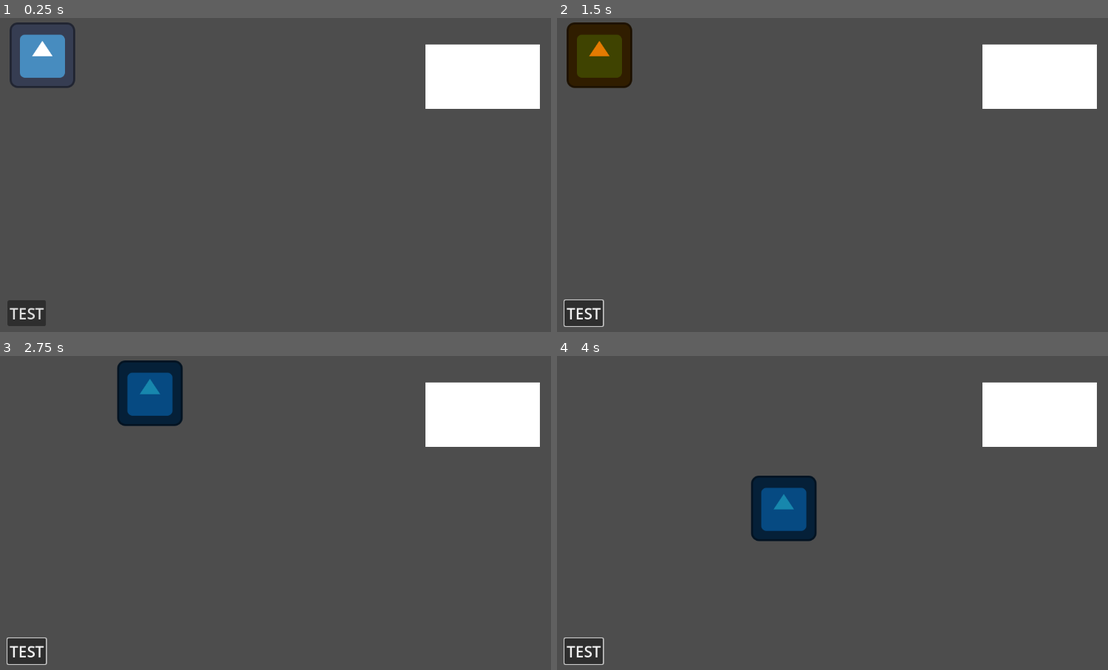
Above: before the commit, frames 1-4 (two rows, left to right).
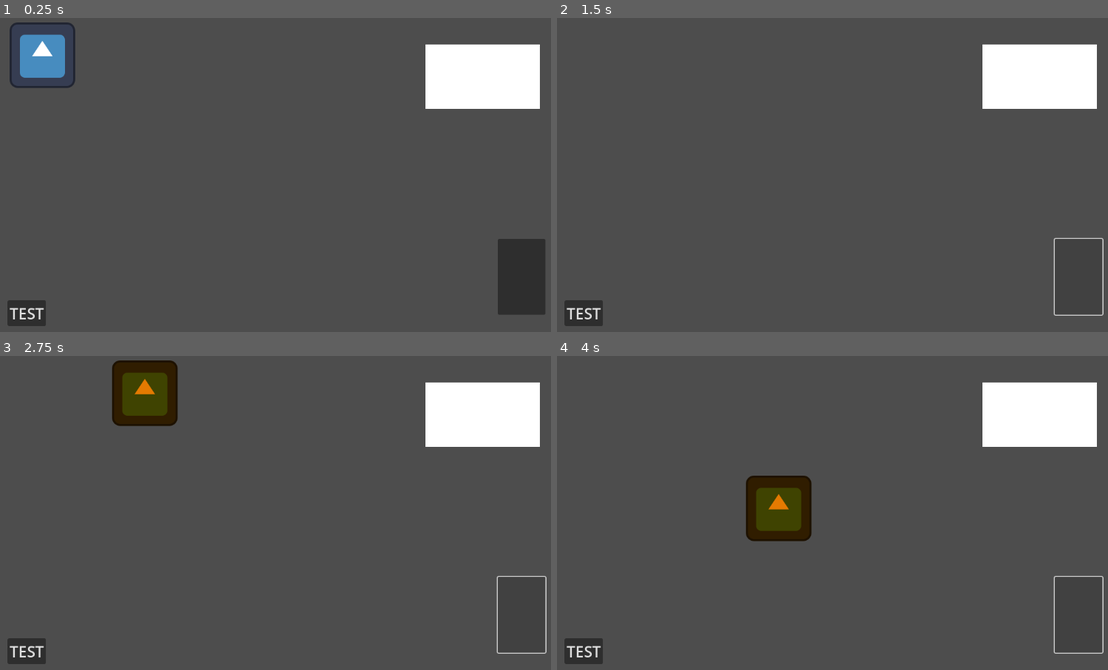
Above: after the commit, the same moments.

Repository: josmardiaz92/juego_prueba
Game: Godot game, scene res://Scenes/level.tscn
Two runs of this game, one before a commit and one after it. Both use one fixed random seed, a clock stepped at 60 frames per second and the inputs below. The engine's default icon, where the game draws it, is replaced by a stand-in: a white triangle on a blue panel in a dark square.
Inputs (mouse positions are in pixels of both pictures, inside the frame that each line leads up to):
- Up to frame 1 (0.25 s): no input
- Up to frame 2 (1.5 s): click "TEST" at 0.5 s; click (1080, 275) at 1.27 s
- Up to frame 3 (2.75 s): tap Enter at 2 s; hold Right (ui_right) from 2.03 s (still down)
- Up to frame 4 (4 s): release Right (ui_right) at 2.78 s; hold Down (ui_down) 2.78-3.53 s; hold Right (ui_right) from 3.53 s (still down)

The runs differ from the first frame. In frame 1, 2.1% of the frame differs, in the area x 90-99%, y 70-95%; in frame 2, 2.7%; in frame 3, 2.9%; in frame 4, 2.9%, in the area x 1-100%, y 38-99%.

Commit message:
cambio de tamaño y visibilidad

Diff:
--- a/clase 1/Scenes/dead.tscn
+++ b/clase 1/Scenes/dead.tscn
@@ -19,3 +19,4 @@
 offset_bottom = 205.0
 
 [connection signal="body_entered" from="." to="." method="_on_body_entered"]
+[connection signal="body_exited" from="." to="." method="_on_body_exited"]
--- a/clase 1/Scenes/level.tscn
+++ b/clase 1/Scenes/level.tscn
@@ -22,4 +22,11 @@
 
 [node name="Dead" parent="." groups=["player"] instance=ExtResource("3_b2duo")]
 
+[node name="visibilidad" type="Button" parent="."]
+offset_left = 989.0
+offset_top = 459.0
+offset_right = 1082.0
+offset_bottom = 607.0
+
 [connection signal="pressed" from="Button" to="." method="_on_button_pressed"]
+[connection signal="pressed" from="visibilidad" to="." method="_on_visibilidad_pressed"]
--- a/clase 1/Scripts/dead.gd
+++ b/clase 1/Scripts/dead.gd
@@ -1,6 +1,12 @@
 extends Area2D
-
 
 func _on_body_entered(body: Node2D) -> void:
 	if body.is_in_group("player"):
-		body.get_tree().quit()
+		body.scale=Vector2(.5,.5)
+
+
+
+
+func _on_body_exited(body: Node2D) -> void:
+	if body is hola:
+		body.scale=body.scale*2
--- a/clase 1/Scripts/level.gd
+++ b/clase 1/Scripts/level.gd
@@ -2,11 +2,12 @@
 
 const SPEED=5
 var direction=Vector2(0,0)
+var mover=true
 @onready var Player=$Player
 
 
 func _process(_delta: float) -> void:
-	if Player.position<=get_viewport_rect().size:
+	if Player.position<=get_viewport_rect().size && mover:
 		motion_ctrl()
 
 func motion_ctrl():
@@ -15,3 +16,12 @@
 
 func _on_button_pressed() -> void:
 	$Player.modulate=Color(randf(),randf(),randf())
+
+
+func _on_visibilidad_pressed() -> void:
+	if Player.visible:
+		Player.visible=false
+		mover=false
+	else:
+		Player.visible=true
+		mover=true
--- a/clase 1/Scripts/player.gd
+++ b/clase 1/Scripts/player.gd
@@ -1,4 +1,5 @@
 extends CharacterBody2D
+class_name hola
 
 func _ready() -> void:
 	position=Vector2(100,100)
